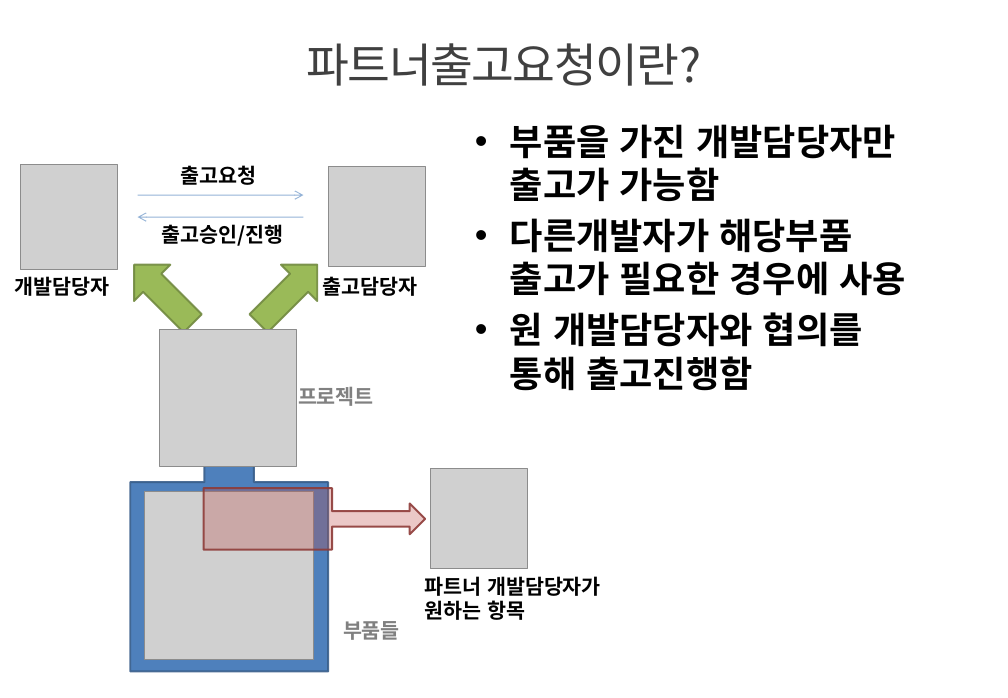
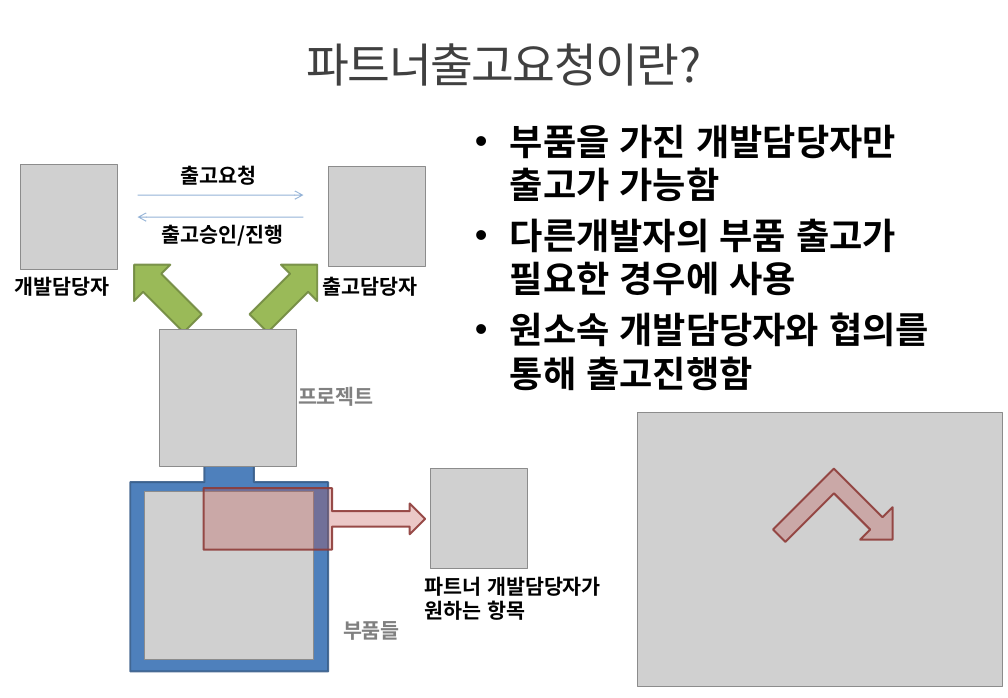
Before and after one commit to jaeyong1/stockmgmt, a slide deck: slide 27 of src/main/webapp/resources/doc/innoparts_user_guide.pptx (slide 22 before the commit). Drawn at 1008x698 pixels with LibreOffice and Linux fonts; fonts in the diff are those of the drawing; grey boxes stand for pictures; background and template pictures are left out. Boxes give left, top, right and bottom in pixels: in the first picture for what was removed or moved away, otherwise in the second. Text is boxed around its words. In the diff, an @@ line names an element or a change of style, - is before the commit and + after.

```diff
--- a/src/main/webapp/resources/doc/innoparts_user_guide.pptx
+++ b/src/main/webapp/resources/doc/innoparts_user_guide.pptx
@@ text at (x1=510, y1=218, x2=929, y2=391): text changed @@
-• 다른개발자가 해당부품 출고가 필요한 경우에 사용
-• 원 개발담당자와 협의를
-  통해 출고진행함
+• 다른개발자의 부품 출고가
+  필요한 경우에 사용
+• 원소속 개발담당자와 협의를
+  통해 출고진행함
@@ picture added at (x1=638, y1=412, x2=1002, y2=686) @@
@@ bent up arrow added at (x1=773, y1=458, x2=910, y2=594), fill #C0504D at 31% opacity, outline #8E3B39 1.54 pt @@
```
Also in this commit, not shown: 2 other slides changed, 5 slides added, 2 other files.
